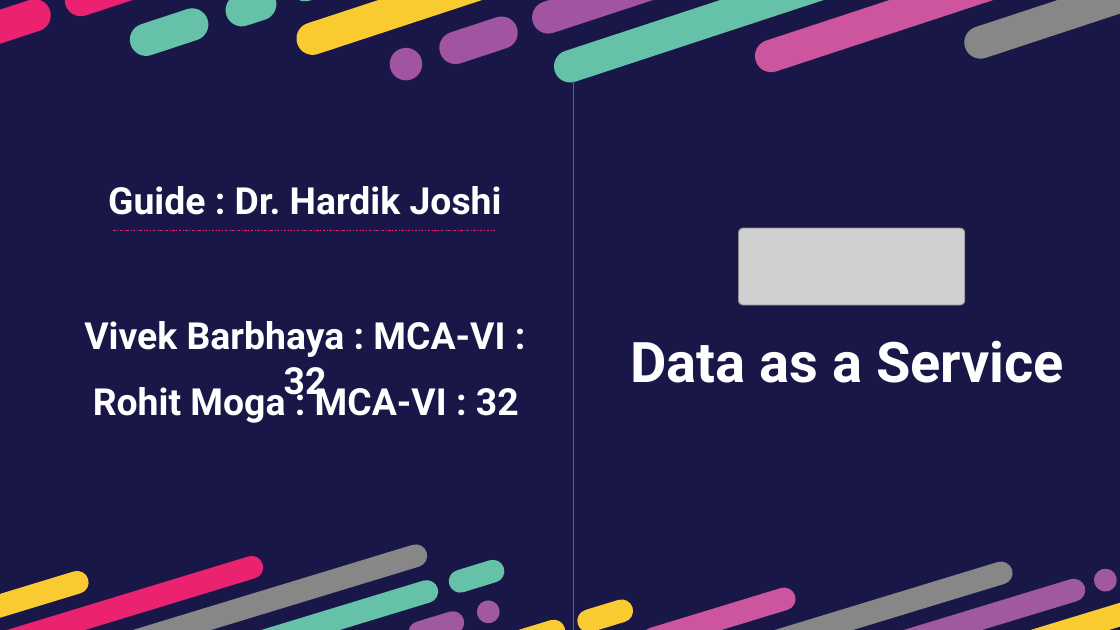
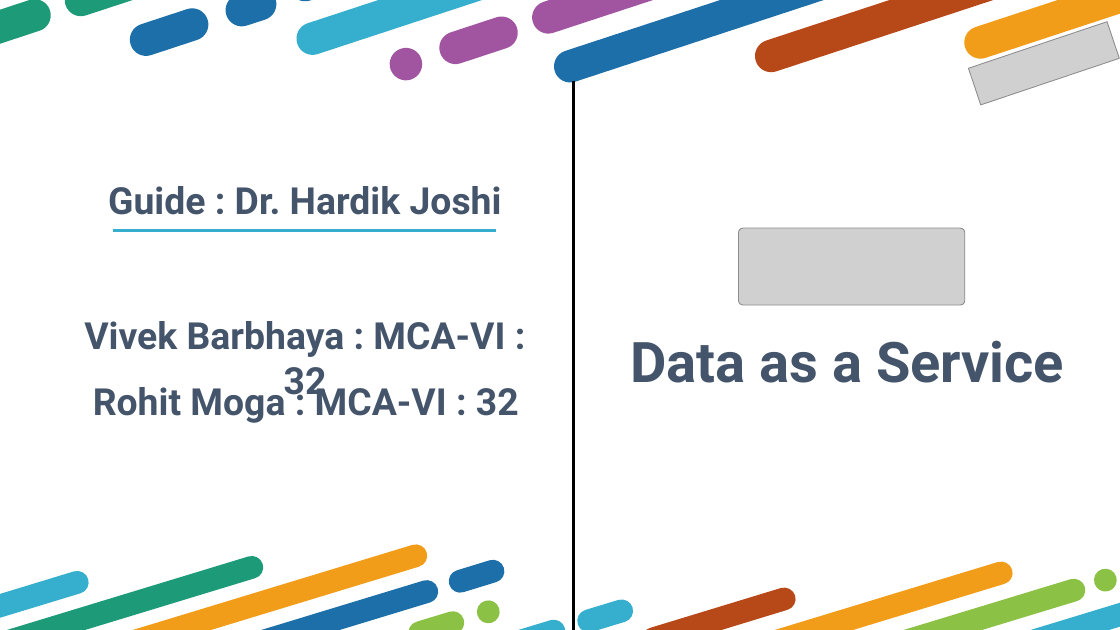
Before and after one commit to viveksoni100/finalyear_presentation, a slide deck: slide 2 of Daas.pptx. Drawn at 1120x630 pixels with LibreOffice and Linux fonts; fonts in the diff are those of the drawing; grey boxes stand for pictures. Boxes give left, top, right and bottom in pixels: in the first picture for what was removed or moved away, otherwise in the second. Text is boxed around its words. In the diff, an @@ line names an element or a change of style, - is before the commit and + after.

```diff
--- a/Daas.pptx
+++ b/Daas.pptx
@@ background #191747 to #FFFFFF @@
@@ fill #65C2A8 to #1D6FA9 in 8 elements at <box>395,0,1120,85</box>, <box>284,0,391,16</box>, <box>125,0,214,68</box>, <box>220,0,281,34</box>, <box>480,577,1061,630</box>, <box>0,503,442,630</box>, <box>446,551,509,601</box>, <box>549,0,1120,186</box> @@
@@ picture added at <box>969,21,1120,105</box> @@
@@ line (574, 82) - (574, 630): stroke #EA226F 0.5 pt to #000000 3 pt @@
@@ line (113, 231) - (496, 231): stroke #EA226F 0.5 pt dashed to #36AFCE 2.25 pt @@
@@ text colour #FFFFFF to #44546A in 4 elements at <box>108,186,502,215</box>, <box>84,321,505,404</box>, <box>93,381,519,423</box>, <box>630,340,1064,383</box> @@
@@ fill #878787 to #F19D19 in 4 elements at <box>97,0,914,12</box>, <box>959,0,1120,91</box>, <box>435,473,1016,630</box>, <box>0,467,431,630</box> @@
@@ fill #EA226F to #1D9A78 in 3 elements at <box>60,0,877,136</box>, <box>0,0,56,59</box>, <box>0,479,267,630</box> @@
@@ fill #FACA31 to #36AFCE in 7 elements at <box>0,0,775,114</box>, <box>292,0,1109,174</box>, <box>408,560,989,630</box>, <box>994,574,1120,630</box>, <box>573,590,637,630</box>, <box>0,531,569,630</box>, <box>0,547,92,630</box> @@
@@ fill #CC559D to #B74919 in 3 elements at <box>750,0,1120,176</box>, <box>0,593,494,630</box>, <box>638,564,799,630</box> @@
@@ fill #A0589F to #8BC145 in 5 elements at <box>507,490,1089,630</box>, <box>1090,565,1120,595</box>, <box>0,543,403,630</box>, <box>404,602,468,630</box>, <box>474,597,504,627</box> @@
```
Also in this commit, not shown: 14 other slides changed.
